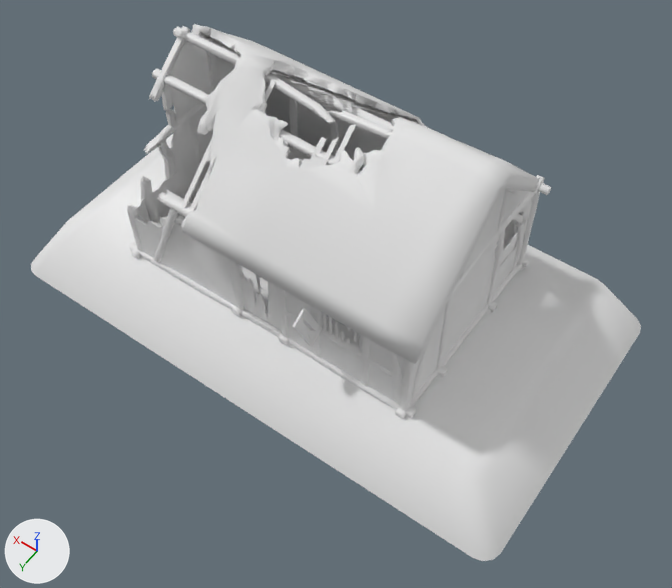
Two versions of the FBX model Content/Buildings/Meshes/CA_FarmhouseDestruction02.fbx, one commit apart.
Both versions are drawn from a 50 mm lens placed at (-6.2, 8.43, 12.38), pointed at (-0.78, 0.85, 0.47). The lights are fixed; the arrows at lower left show +X, +Y and +Z. Where no turn or scale is listed for an object, it has been applied to the vertices.

The first picture shows 'FarmhouseDestruction02'.
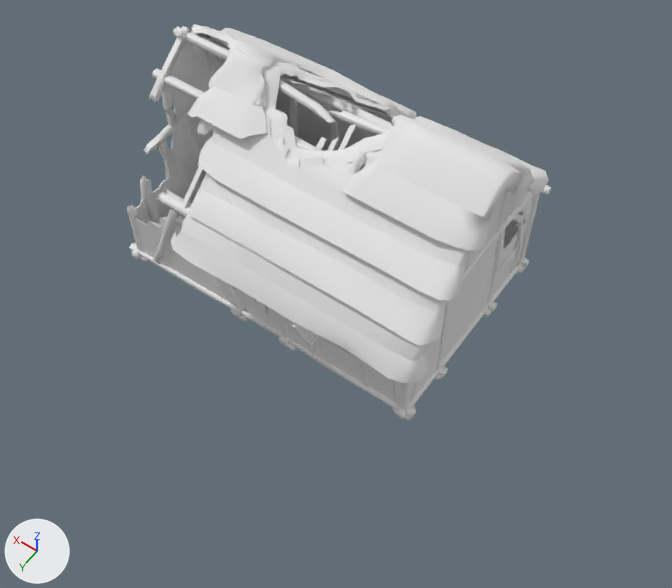
What differs and where, as boxes [x1, y1, x2, y2] in the pictures (672 x 588 px):
'FarmhouseDestruction02', reshaped (30% narrower, 26% shorter): before [31, 24, 641, 561]; after [127, 24, 551, 420]
part 1 of me_farmhousedestruction02_002, added: after [272, 62, 390, 111]
part 2 of me_farmhousedestruction02_002, added: after [263, 67, 394, 167]
part 3 of me_farmhousedestruction02_002, added: after [192, 27, 242, 89]
part 4 of me_farmhousedestruction02_002, added: after [198, 137, 465, 301]
part 5 of me_farmhousedestruction02_002, added: after [221, 28, 399, 118]
part 6 of me_farmhousedestruction02_002, added: after [378, 94, 416, 119]
part 7 of me_farmhousedestruction02_002, added: after [189, 189, 445, 346]
part 8 of me_farmhousedestruction02_002, added: after [488, 145, 549, 196]
part 9 of me_farmhousedestruction02_002, deleted: before [31, 134, 641, 561]
part 10 of me_farmhousedestruction02_002, built on: before [182, 24, 539, 364]; after [171, 24, 534, 383]

The change in detail:
me_farmhousedestruction02_002 is used by ob_farmhousedestruction02; location (0.0, 0.0, 0.0).
me_farmhousedestruction02_002 had 8198 vertices, 14870 faces and spanned x -4.98..4.98, y -2.79..2.79, z -1.0..3.69.
me_farmhousedestruction02_002 now has 8748 vertices, 15660 faces and spans x -3.09..3.17, y -2.28..2.31, z -0.09..3.74.
me_farmhousedestruction02_002 part 1: a new loose piece of 59 vertices spanning x -0.4..1.1, y -1.2..0.12, z 2.73..3.68, in mat_straw01 (its picture is missing).
me_farmhousedestruction02_002 part 2: a new loose piece of 54 vertices spanning x -1.37..1.07, y -0.07..0.89, z 2.98..3.68, in mat_straw01 (its picture is missing).
me_farmhousedestruction02_002 part 3: a new loose piece of 43 vertices spanning x 1.47..2.91, y -0.53..0.6, z 3.27..3.73, in mat_straw01 (its picture is missing).
me_farmhousedestruction02_002 part 4: a new loose piece of 35 vertices spanning x -3.04..1.55, y 0.81..1.51, z 2.5..2.85, in mat_straw01 (its picture is missing).
me_farmhousedestruction02_002 part 5: a new loose piece of 33 vertices spanning x -0.47..3.09, y -1.5..-0.8, z 2.46..2.88, in mat_straw01 (its picture is missing).
me_farmhousedestruction02_002 part 6: a new loose piece of 32 vertices spanning x -0.51..3.09, y -1.96..-1.32, z 2.05..2.44, in mat_straw01 (its picture is missing).
me_farmhousedestruction02_002 part 7: a new loose piece of 28 vertices spanning x -3.09..1.25, y 1.34..1.97, z 2.04..2.41, in mat_straw01 (its picture is missing).
me_farmhousedestruction02_002 part 8: a new loose piece of 27 vertices spanning x -3.07..-1.48, y -1.48..-0.75, z 2.52..3.08, in mat_straw01 (its picture is missing).
me_farmhousedestruction02_002 part 9: the loose piece of 32 vertices spanning x -4.98..4.98, y -2.79..2.79, z -1.0..0.0 is deleted.
me_farmhousedestruction02_002 part 10: 10 vertices moved from x -2.97..2.31, y -2.05..2.05, z 1.76..3.69 to x -2.96..2.31, y -2.1..2.07, z 1.77..3.69; 49 vertices removed from x -2.97..3.02, y -2.05..2.05, z 1.73..3.69; 320 vertices added at x -3.08..3.17, y -2.28..2.31, z 1.45..3.74.
me_farmhousedestruction02_002 no longer uses material mat_mat_carpentry_ground_003 (white #e7e7e7).
